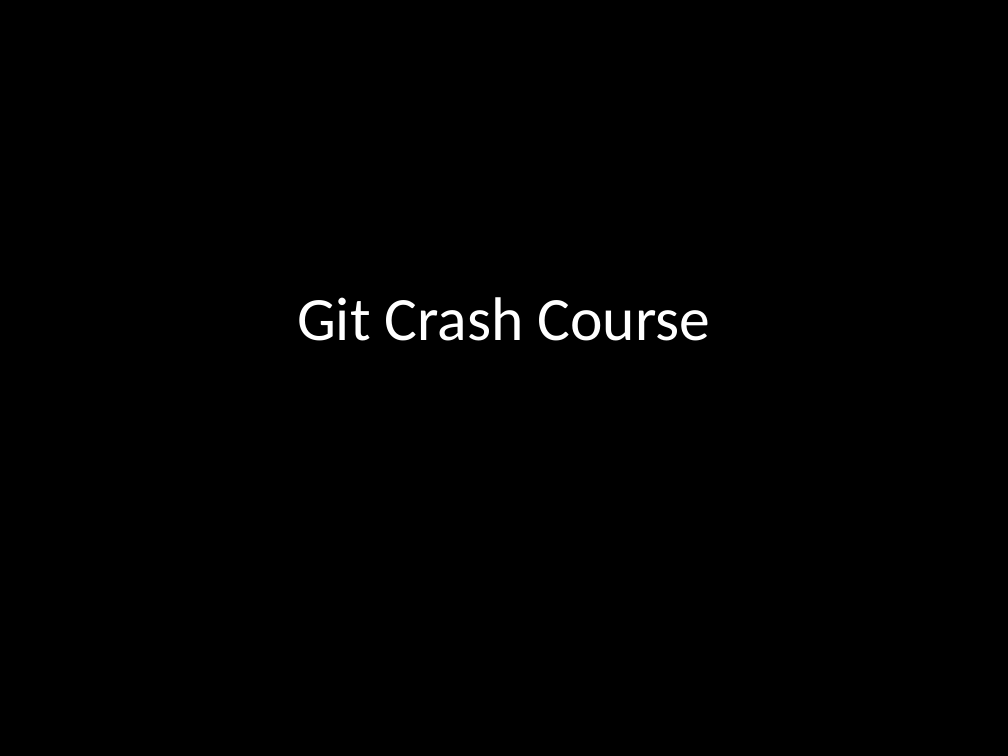
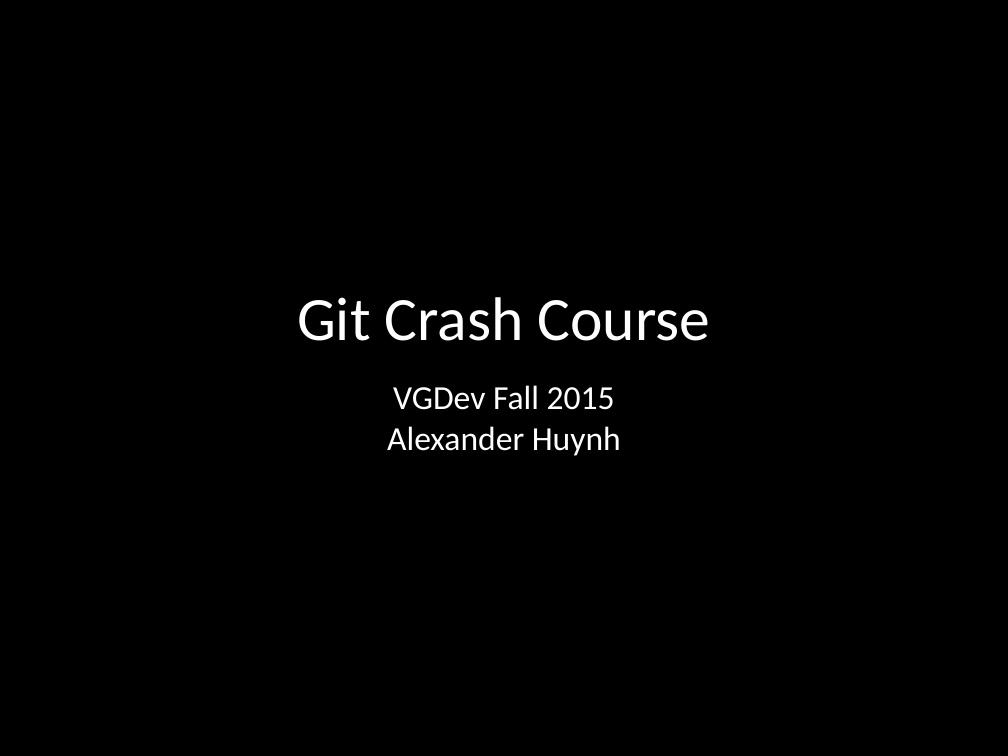
Before and after one commit to vgdev/git-guide, a slide deck: slide 1 of Git.pptx. Drawn at 1008x756 pixels with LibreOffice and Linux fonts; fonts in the diff are those of the drawing. Boxes give left, top, right and bottom in pixels: in the first picture for what was removed or moved away, otherwise in the second. Text is boxed around its words. In the diff, an @@ line names an element or a change of style, - is before the commit and + after.

```diff
--- a/Git.pptx
+++ b/Git.pptx
@@ text added at bbox=[387, 385, 621, 456], 24 pt, text #FFFFFF @@
+VGDev Fall 2015
+Alexander Huynh
```
Also in this commit, not shown: 6 other slides changed, 13 slides added.
